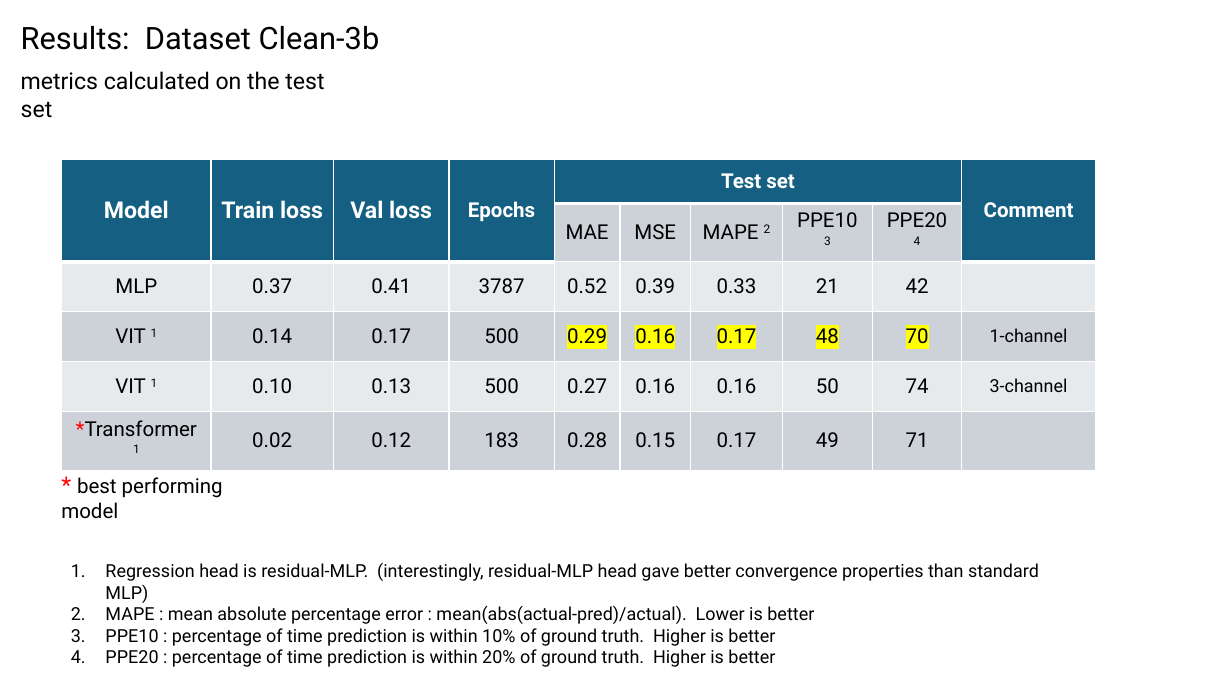
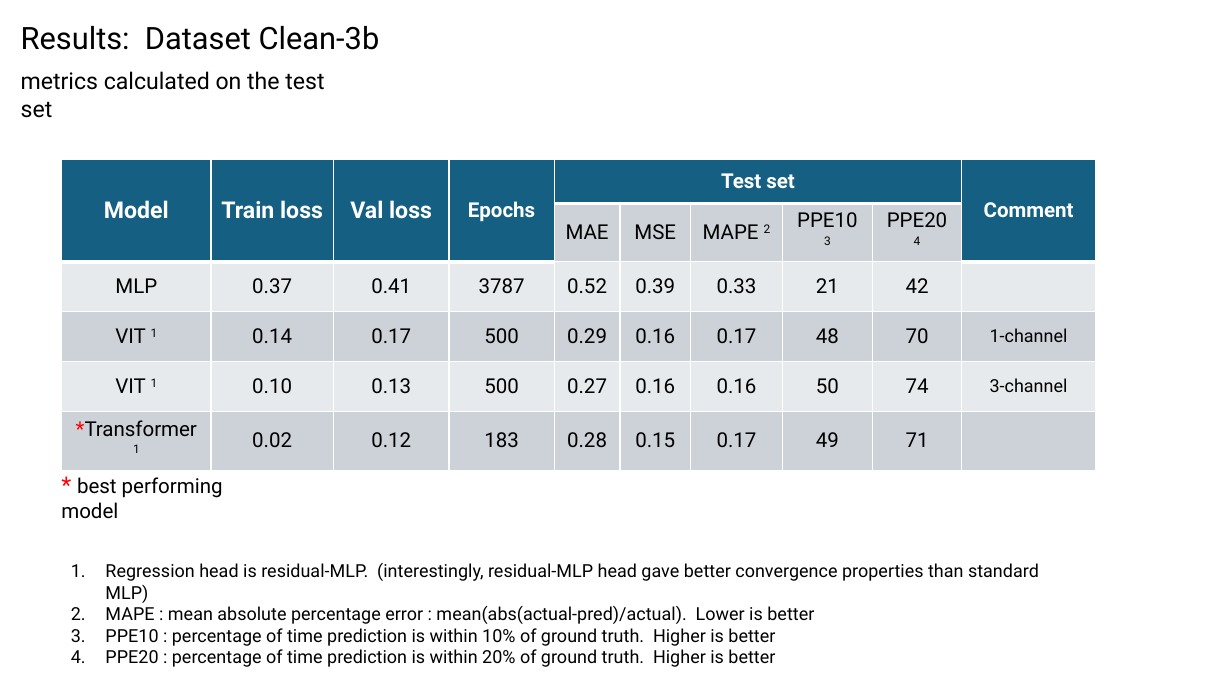
Before and after one commit to planaria158/BERT-antibody-antigen-binding-energy, a slide deck: slide 12 of Homework-aAlphaBio.pptx. Drawn at 1232x693 pixels with LibreOffice and Linux fonts; fonts in the diff are those of the drawing. Boxes give left, top, right and bottom in pixels: in the first picture for what was removed or moved away, otherwise in the second. Text is boxed around its words. In the diff, an @@ line names an element or a change of style, - is before the commit and + after.

```diff
--- a/Homework-aAlphaBio.pptx
+++ b/Homework-aAlphaBio.pptx
@@ table at <box>62,160,1096,457</box> @@
@@ highlight #FFFF00 to none in "0.29", "0.16", "0.17", "48" and 1 more places @@
```
Also in this commit, not shown: 1 other slide changed, 3 other files.
